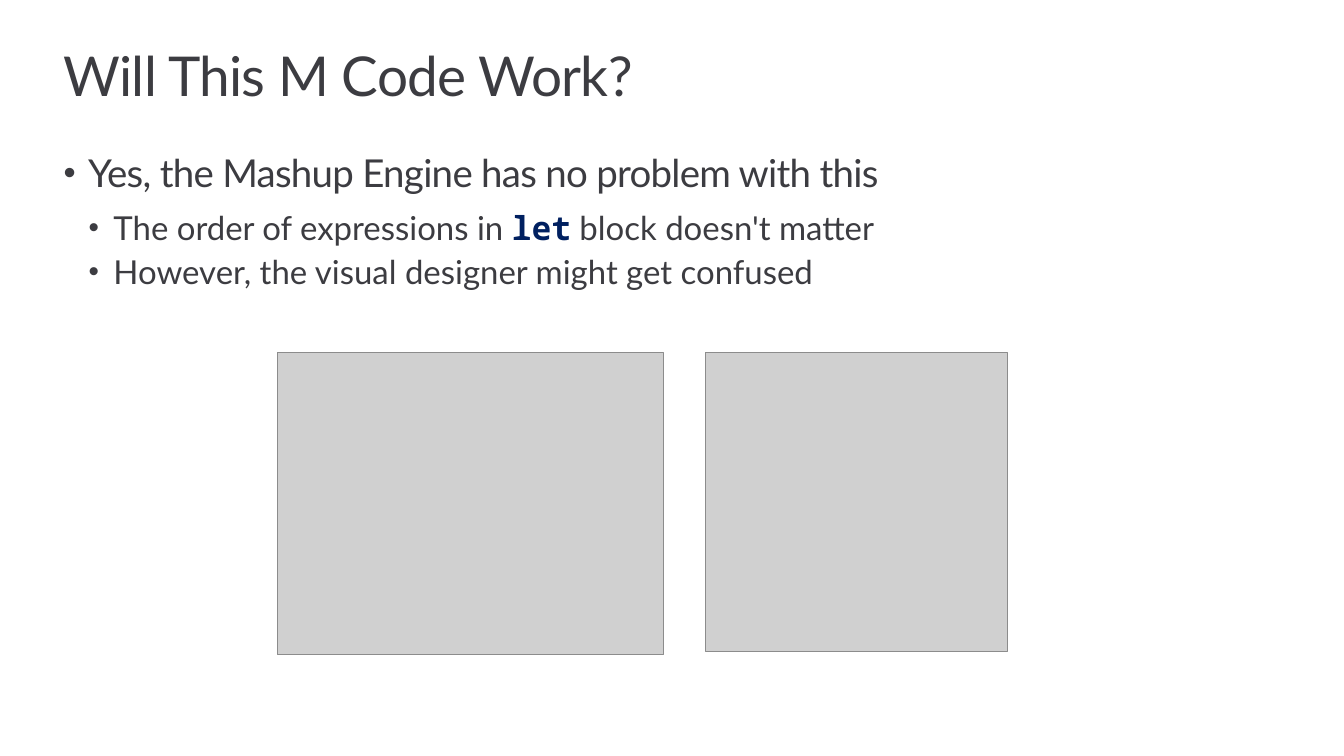
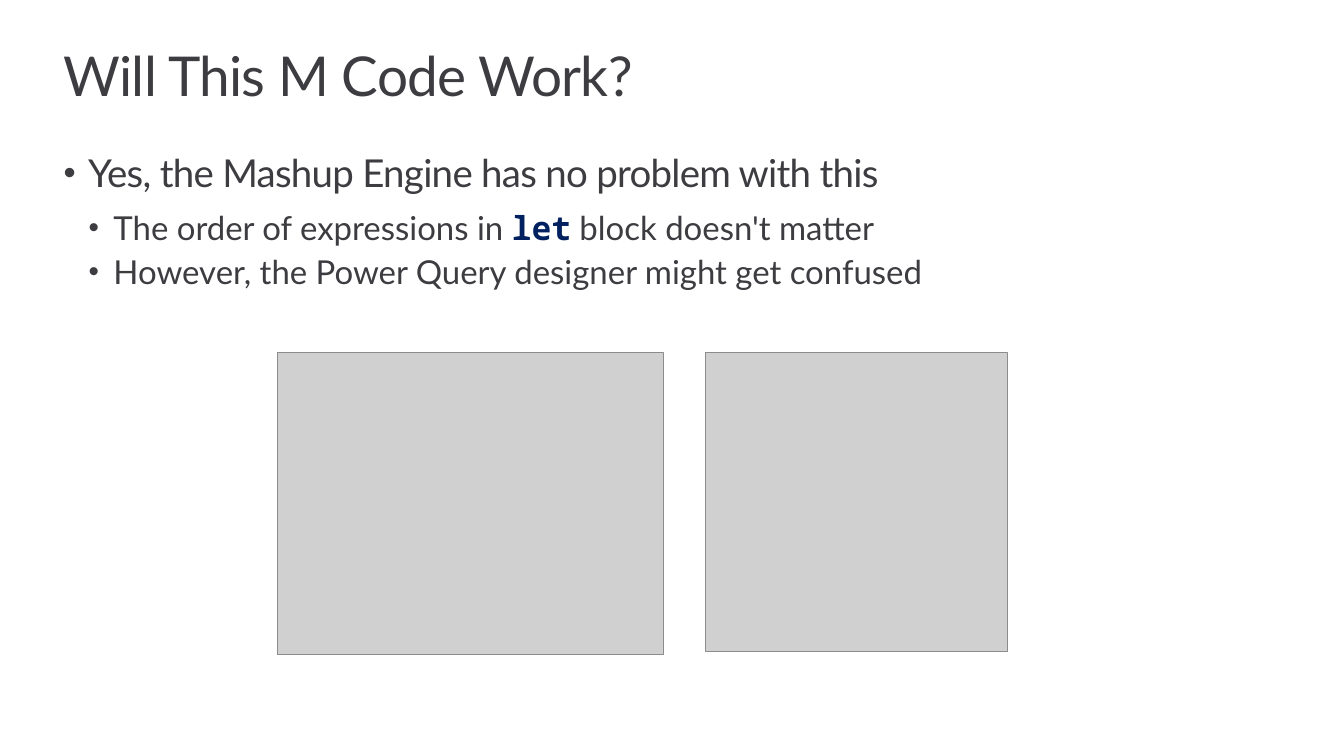
Before and after one commit to PowerBiDevCamp/Camp-Sessions, a slide deck: slide 21 of Session 08 - Intro to M Programming.pptx (slide 17 before the commit). Drawn at 1344x756 pixels with LibreOffice and Linux fonts; fonts in the diff are those of the drawing; grey boxes stand for pictures; background and template pictures are left out. Boxes give left, top, right and bottom in pixels: in the first picture for what was removed or moved away, otherwise in the second. Text is boxed around its words. In the diff, an @@ line names an element or a change of style, - is before the commit and + after.

```diff
--- a/Session 08 - Intro to M Programming.pptx
+++ b/Session 08 - Intro to M Programming.pptx
@@ text at (113,259,922,290): text changed @@
-  • However, the visual designer might get confused
+  • However, the Power Query designer might get confused
```
Also in this commit, not shown: 7 other slides changed, 23 slides added, 14 slides removed, 1 other file.
